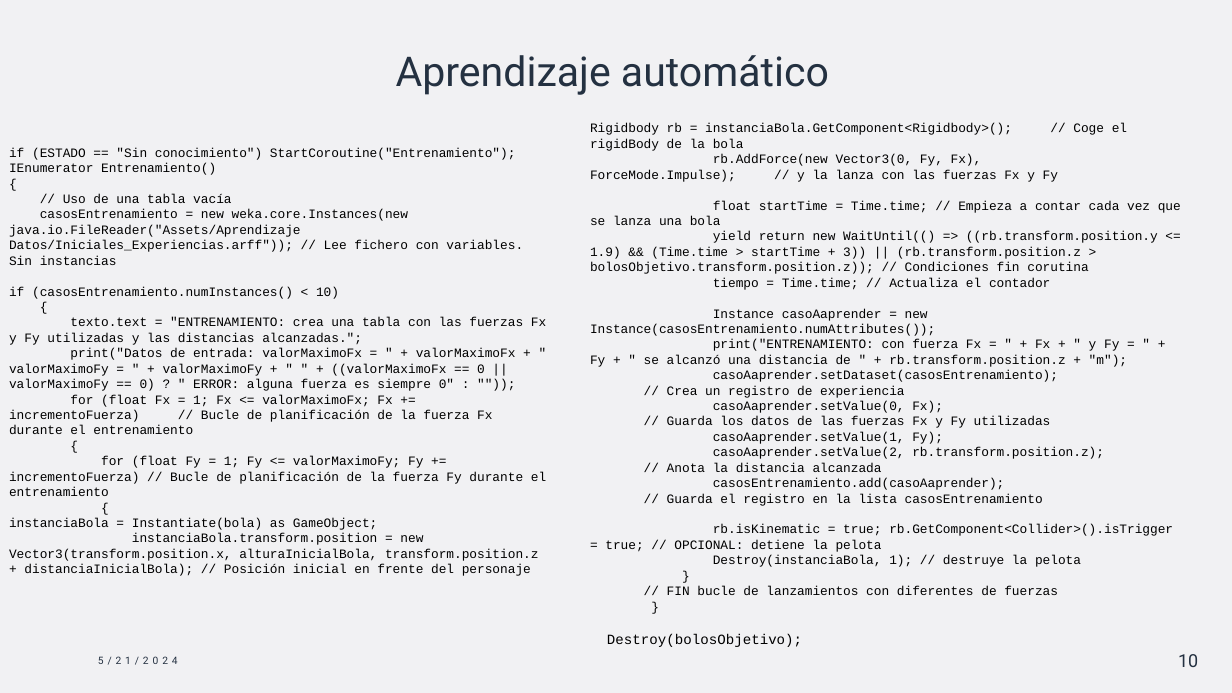
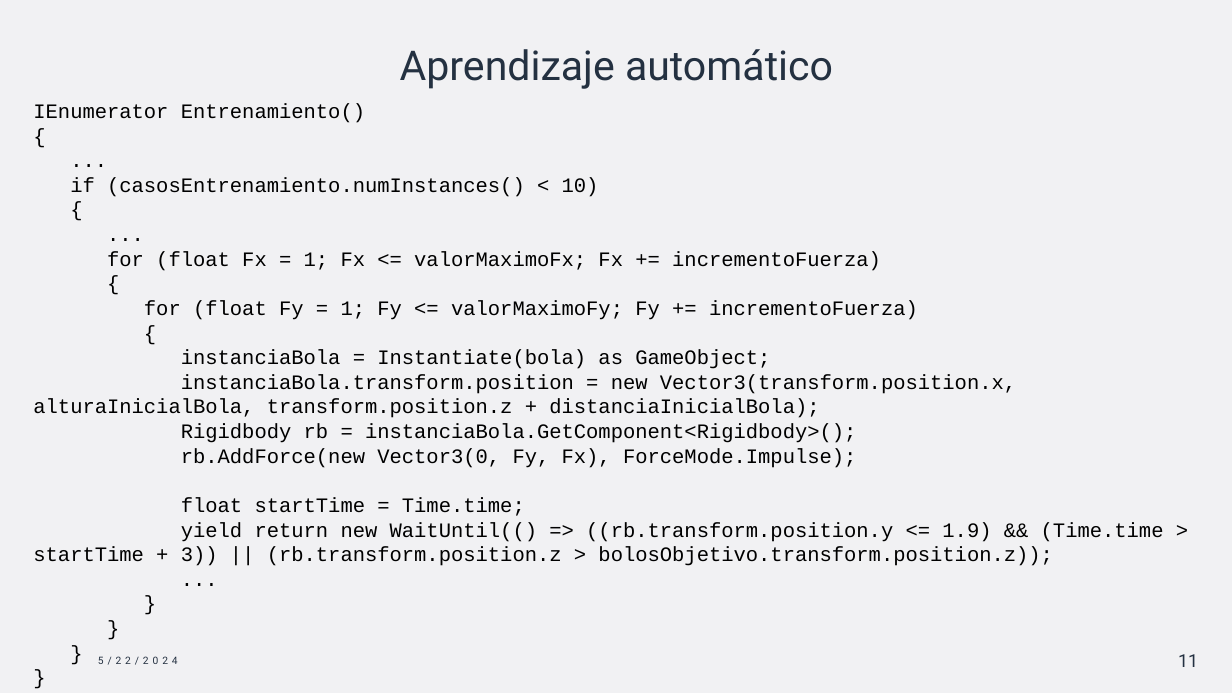
Before and after one commit to ignamarga1/Bowling24, a slide deck: slide 11 of La bolera.pptx (slide 10 before the commit). Drawn at 1232x693 pixels with LibreOffice and Linux fonts; fonts in the diff are those of the drawing. Boxes give left, top, right and bottom in pixels: in the first picture for what was removed or moved away, otherwise in the second. Text is boxed around its words. In the diff, an @@ line names an element or a change of style, - is before the commit and + after.

```diff
--- a/La bolera.pptx
+++ b/La bolera.pptx
@@ title "Aprendizaje automático" moved from (x1=396, y1=55, x2=829, y2=95) to (x1=400, y1=49, x2=833, y2=89) @@
@@ text added at (x1=33, y1=103, x2=1164, y2=566), 16 pt, text #000000 @@
+IEnumerator Entrenamiento()
+{
+...
+if (casosEntrenamiento.numInstances() < 10)
+{
+...
+for (float Fx = 1; Fx <= valorMaximoFx; Fx += incrementoFuerza)
+{
+for (float Fy = 1; Fy <= valorMaximoFy; Fy += incrementoFuerza)
+{
+instanciaBola = Instantiate(bola) as GameObject;
+instanciaBola.transform.position = new Vector3(transform.position.x, alturaInicialBola, transform.position.z + distanciaInicialBola);
+Rigidbody rb = instanciaBola.GetComponent<Rigidbody>();
+rb.AddForce(new Vector3(0, Fy, Fx), ForceMode.Impulse);
+float startTime = Time.time;
+yield return new WaitUntil(() => ((rb.transform.position.y <= 1.9) && (Time.time > startTime + 3)) || (rb.transform.position.z > bolosObjetivo.transform.position.z));
+...
+}
+}
+}
+}
@@ text removed at (x1=9, y1=148, x2=546, y2=576) @@
-if (ESTADO == "Sin conocimiento") StartCoroutine("Entrenamiento");
-IEnumerator Entrenamiento()
-{
-// Uso de una tabla vacía
-casosEntrenamiento = new weka.core.Instances(new java.io.FileReader("Assets/Aprendizaje Datos/Iniciales_Experiencias.arff")); // Lee fichero con variables. Sin instancias
-if (casosEntrenamiento.numInstances() < 10)
-{
-texto.text = "ENTRENAMIENTO: crea una tabla con las fuerzas Fx y Fy utilizadas y las distancias alcanzadas.";
-print("Datos de entrada: valorMaximoFx = " + valorMaximoFx + " valorMaximoFy = " + valorMaximoFy + " " + ((valorMaximoFx == 0 || valorMaximoFy == 0) ? " ERROR: alguna fuerza es siempre 0" : ""));
-for (float Fx = 1; Fx <= valorMaximoFx; Fx += incrementoFuerza) // Bucle de planificación de la fuerza Fx durante el entrenamiento
-{
-for (float Fy = 1; Fy <= valorMaximoFy; Fy += incrementoFuerza) // Bucle de planificación de la fuerza Fy durante el entrenamiento
-{
-instanciaBola = Instantiate(bola) as GameObject;
-instanciaBola.transform.position = new Vector3(transform.position.x, alturaInicialBola, transform.position.z + distanciaInicialBola); // Posición inicial en frente del personaje
@@ text removed at (x1=590, y1=123, x2=1181, y2=647) @@
-Rigidbody rb = instanciaBola.GetComponent<Rigidbody>(); // Coge el rigidBody de la bola
-rb.AddForce(new Vector3(0, Fy, Fx), ForceMode.Impulse); // y la lanza con las fuerzas Fx y Fy
-float startTime = Time.time; // Empieza a contar cada vez que se lanza una bola
-yield return new WaitUntil(() => ((rb.transform.position.y <= 1.9) && (Time.time > startTime + 3)) || (rb.transform.position.z > bolosObjetivo.transform.position.z)); // Condiciones fin corutina
-tiempo = Time.time; // Actualiza el contador
-Instance casoAaprender = new Instance(casosEntrenamiento.numAttributes());
-print("ENTRENAMIENTO: con fuerza Fx = " + Fx + " y Fy = " + Fy + " se alcanzó una distancia de " + rb.transform.position.z + "m");
-casoAaprender.setDataset(casosEntrenamiento); // Crea un registro de experiencia
-casoAaprender.setValue(0, Fx); // Guarda los datos de las fuerzas Fx y Fy utilizadas
-casoAaprender.setValue(1, Fy);
-casoAaprender.setValue(2, rb.transform.position.z); // Anota la distancia alcanzada
-casosEntrenamiento.add(casoAaprender); // Guarda el registro en la lista casosEntrenamiento
-rb.isKinematic = true; rb.GetComponent<Collider>().isTrigger = true; // OPCIONAL: detiene la pelota
-Destroy(instanciaBola, 1); // destruye la pelota
-} // FIN bucle de lanzamientos con diferentes de fuerzas
-}
-Destroy(bolosObjetivo);
@@ text at (x1=98, y1=656, x2=178, y2=665): text changed @@
-5/21/2024
+5/22/2024
@@ page number at (x1=1178, y1=654, x2=1198, y2=667): text changed @@
-10
+11
```
Also in this commit, not shown: 11 other slides changed, 6 slides added, 1 slide removed, 9 other files.
